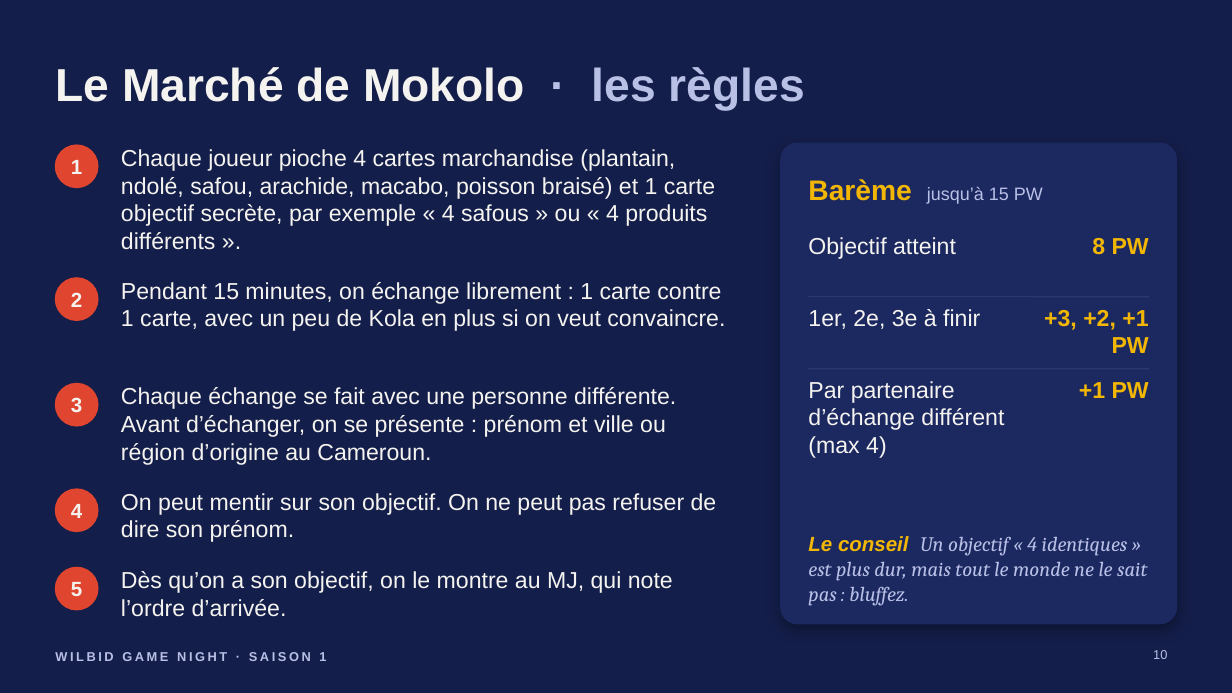
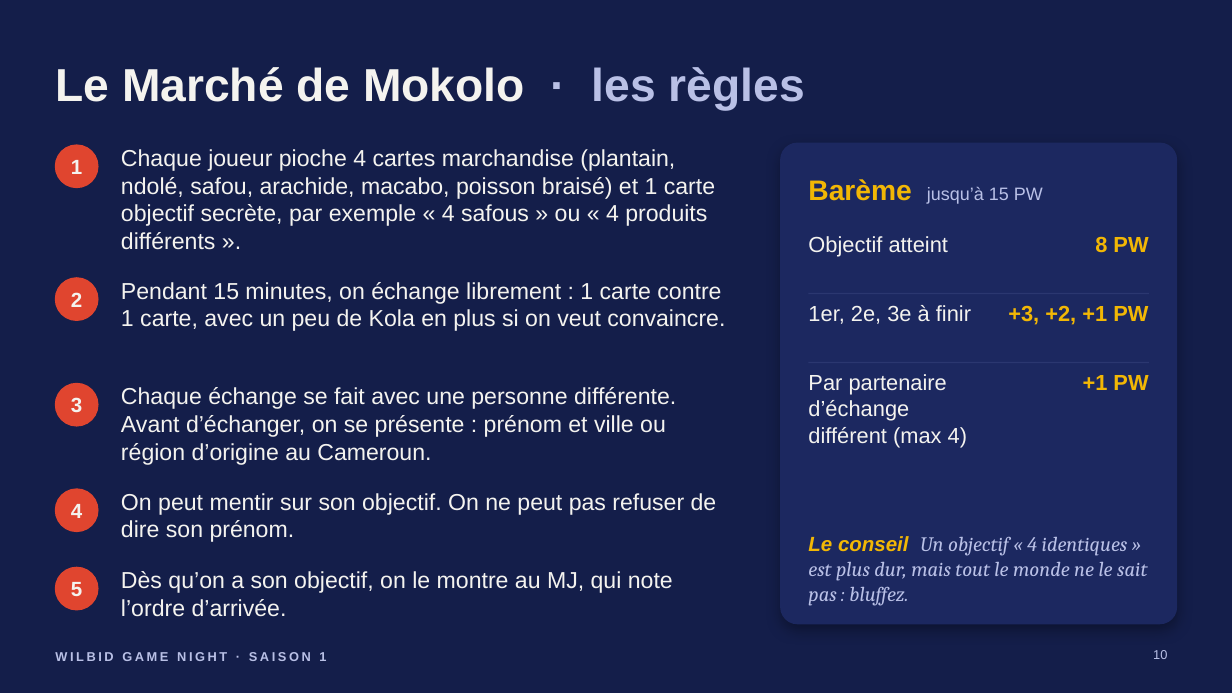
Before and after one commit to sedsgd/wilbid_game_night, a slide deck: slide 10 of documents/presentation-jour-j/Wilbid-presentation-jour-J.pptx. Drawn at 1232x693 pixels with LibreOffice and Linux fonts; fonts in the diff are those of the drawing. Boxes give left, top, right and bottom in pixels: in the first picture for what was removed or moved away, otherwise in the second. Text is boxed around its words. In the diff, an @@ line names an element or a change of style, - is before the commit and + after.

```diff
--- a/documents/presentation-jour-j/Wilbid-presentation-jour-J.pptx
+++ b/documents/presentation-jour-j/Wilbid-presentation-jour-J.pptx
@@ text "+3, +2, +1 PW": place and size @@
-text "+3, +2, +1 PW" at (1044,310,1149,353)
+text "+3, +2, +1 PW" at (1008,305,1148,325)
@@ line moved from (809, 369) - (1149, 369) to (809, 362) - (1149, 362) @@
@@ size 18 to 17 pt in 6 elements at (808,236,948,257), (808,305,971,324), (1095,237,1148,252), (1008,305,1148,325), (808,374,967,447), (1083,375,1148,390) @@
@@ text "+1 PW": place and size @@
-text "+1 PW" at (1079,382,1149,398)
+text "+1 PW" at (1083,375,1148,390)
```
Also in this commit, not shown: 16 other slides changed, 1 other file.
